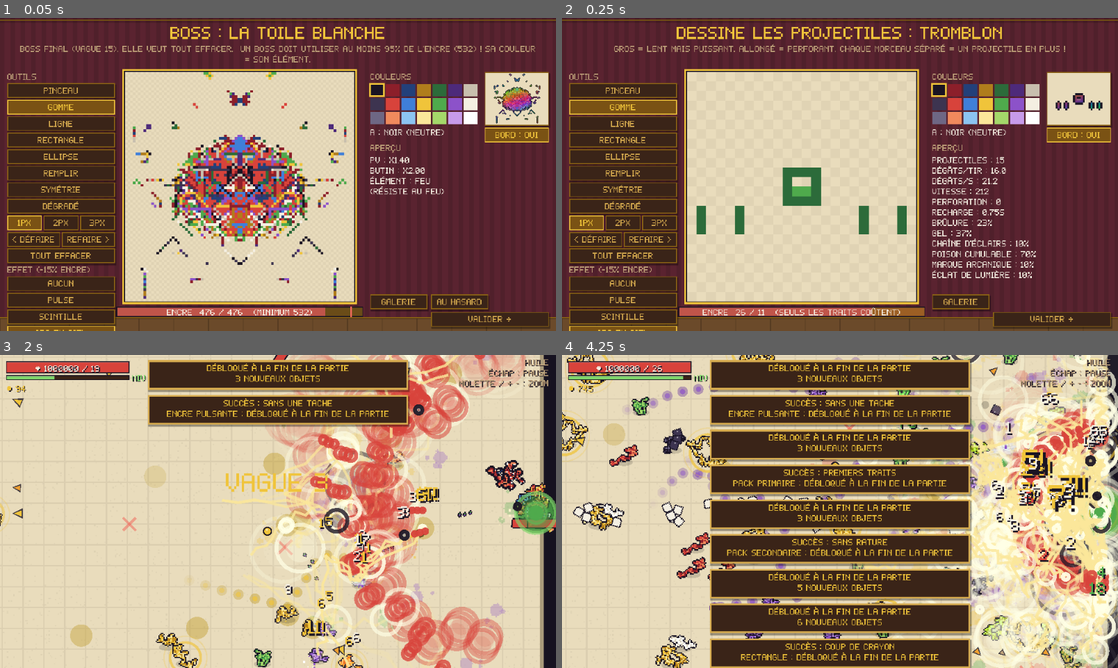
Above: before the commit, frames 1-4 (two rows, left to right).
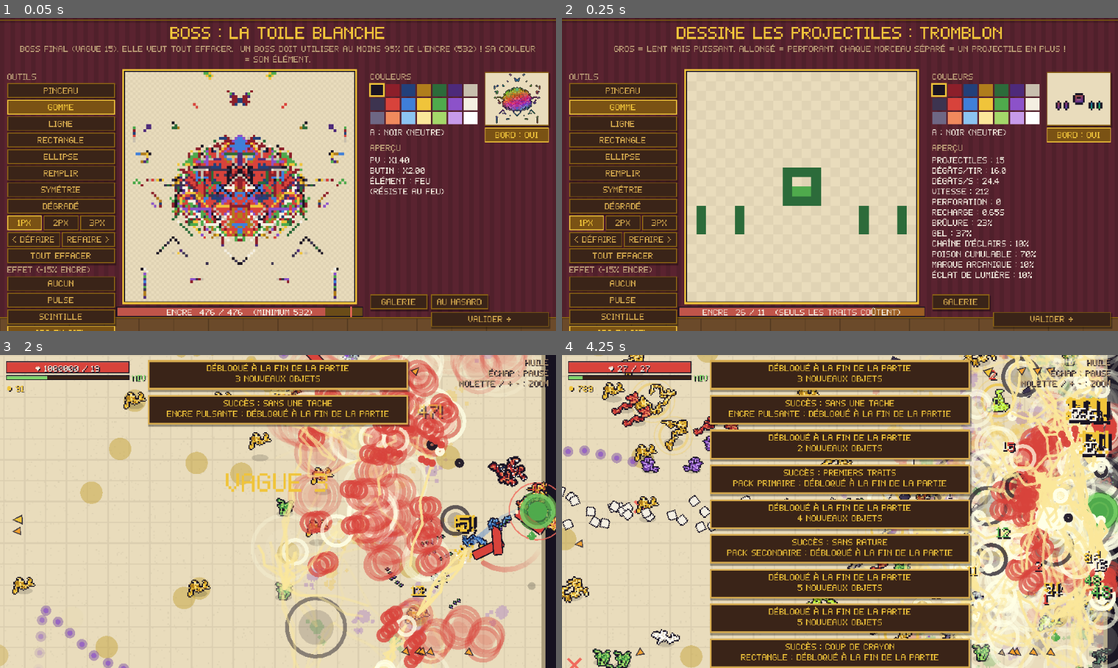
Above: after the commit, the same moments.

Repository: Vltbcq/VowelGame
Game: Godot game, scene res://tests/selftest.tscn
Same seed, same stepped clock (60 frames per second), same inputs: the game is played once before the commit and once after it. This scene is started directly instead of the project's main scene.
Inputs (mouse positions are in pixels of both pictures, inside the frame that each line leads up to):
- Up to frame 1 (0.05 s): no input
- Up to frame 2 (0.25 s): no input
- Up to frame 3 (2 s): click "Pinceau" at 0.5 s; tap Enter at 1.25 s; move the mouse to (400, 495) at 1.27 s; hold D from 1.28 s (still down); tap 0 at 1.35 s; click (400, 495) at 1.42 s; tap Space at 1.52 s
- Up to frame 4 (4.25 s): release D at 2 s; drag from (728, 527) to (812, 574) at 2.02 s; move the mouse to (895, 442) at 2.77 s; hold D 2.78-3.5 s; tap P at 2.85 s; drag from (812, 574) to (673, 464) at 3.52 s

Frame 1 is identical in both runs. In frame 2, less than 0.1% of the frame differs, in the area x 76-79%, y 51-64%; in frame 3, 27%; in frame 4, 30%, in the area x 0-100%, y 0-100%.

Commit message:
Équilibrage armes communes : Arc, Lance, Pistolet, Tromblon
- Arc : 100% sur la 1re cible, 30% sur les cibles transpercées ensuite
- Lance : dégâts ×0,9 → ×1,3, estoc 40% plus court (revient vite)
- Pistolet : recharge ×1,0 → ×0,7
- Tromblon : recharge ×1,5 → ×1,3

Co-Authored-By: Claude Opus 5.5 <noreply@anthropic.com>

Diff:
--- a/scripts/core/stats.gd
+++ b/scripts/core/stats.gd
@@ -295,7 +295,7 @@
 	var a: Dictionary = w.a
 	var p := float(a.pixels)
 	var fill := clampf(p / (def.ink * FILL_REF), 0.05, 1.5)
-	var st := {"kind": "melee", "type": w.type}
+	var st := {"kind": "melee", "type": w.type, "atk_dur": float(def.get("atk_dur", 1.0))}
 	st.damage = 8.0 * def.dmg * (0.35 + 0.9 * fill) * RAR_DMG[w.rar]   # gros = coups forts
 	st.cooldown = 0.85 * def.cd * (0.35 + 0.8 * fill)                  # ... mais lents
 	st.reach = (36.0 + a.diag * 1.2) * def.reach                        # long = allonge
@@ -331,7 +331,7 @@
 	for part in parts:
 		bpx += part.count
 	var bfill := clampf(bpx / (def.bink * FILL_REF), 0.05, 1.5)
-	var st := {"kind": "ranged", "type": w.type, "style": def.style}
+	var st := {"kind": "ranged", "type": w.type, "style": def.style, "pierce_dmg": float(def.get("pierce_dmg", 1.0))}
 	# Arme ET balles : gros = tirs forts mais lents, petit = rafales rapides
 	st.cooldown = 0.6 * def.cd * (0.4 + 0.75 * fill) * (0.45 + 0.8 * bfill)
 	st.dmg_mult = def.dmg * (0.4 + 0.85 * fill) * RAR_DMG[w.rar]
--- a/scripts/data/weapon_db.gd
+++ b/scripts/data/weapon_db.gd
@@ -15,8 +15,8 @@
 		"dmg": 1.0, "cd": 1.0, "reach": 1.0,
 		"desc": "Balaie un arc devant toi."},
 	"lance": {"name": "Lance", "kind": "melee", "style": "thrust", "ink": 90, "canvas": 40,
-		"dmg": 0.9, "cd": 1.05, "reach": 1.5,
-		"desc": "Estoc très long qui transperce la ligne."},
+		"dmg": 1.3, "cd": 1.05, "reach": 1.5, "atk_dur": 0.6,
+		"desc": "Estoc très long et sec qui transperce la ligne."},
 	"faux": {"name": "Faux", "kind": "melee", "style": "spin", "ink": 102, "canvas": 32,
 		"dmg": 1.0, "cd": 1.15, "reach": 1.0,
 		"desc": "Grand fauchage en spirale : toute la lame coupe, tout autour de toi."},
@@ -25,14 +25,14 @@
 		"desc": "Lent. Écrase le sol : onde de choc en zone."},
 	# --- Distance
 	"pistolet": {"name": "Pistolet", "kind": "ranged", "style": "shot", "ink": 65, "bink": 25, "canvas": 32, "bcanvas": 16,
-		"dmg": 1.0, "cd": 1.0, "speed": 1.0,
-		"desc": "Tir simple et fiable."},
+		"dmg": 1.0, "cd": 0.7, "speed": 1.0,
+		"desc": "Tir simple, rapide et fiable."},
 	"tromblon": {"name": "Tromblon", "kind": "ranged", "style": "spread", "ink": 102, "bink": 14, "canvas": 32, "bcanvas": 12,
-		"dmg": 0.55, "cd": 1.5, "speed": 0.9, "pellets": 3,
+		"dmg": 0.55, "cd": 1.3, "speed": 0.9, "pellets": 3,
 		"desc": "Tire ses balles en éventail (×3), courte portée."},
 	"arc": {"name": "Arc", "kind": "ranged", "style": "shot", "ink": 80, "bink": 30, "canvas": 32, "bcanvas": 20,
-		"dmg": 1.25, "cd": 1.35, "speed": 1.6, "pierce": 2,
-		"desc": "Flèches rapides qui transpercent (+2)."},
+		"dmg": 1.25, "cd": 1.35, "speed": 1.6, "pierce": 2, "pierce_dmg": 0.3,
+		"desc": "Flèches rapides qui transpercent (+2) : 100% sur la 1re cible, 30% sur les suivantes."},
 	"baguette": {"name": "Baguette", "kind": "ranged", "style": "homing", "ink": 50, "bink": 25, "canvas": 24, "bcanvas": 16,
 		"dmg": 0.8, "cd": 0.9, "speed": 0.8,
 		"desc": "Projectiles à tête chercheuse."},
--- a/scripts/game/projectile.gd
+++ b/scripts/game/projectile.gd
@@ -112,6 +112,8 @@
 		arena.hit_enemy(e, dmg, wst, vel.normalized(), knock)
 		if not child and Run.amulet_count("mise_abyme") > 0:
 			arena.split_bullet(self)
+		if hit_ids.size() == 1:
+			dmg *= float(wst.get("pierce_dmg", 1.0))   # Arc : les cibles suivantes prennent moins
 		pierce -= 1
 		if pierce < 0:
 			return false
--- a/scripts/game/weapon_node.gd
+++ b/scripts/game/weapon_node.gd
@@ -243,6 +243,7 @@
 		"erase":
 			dur = 0.35
 	dur *= clampf(st.cooldown / 0.6, 0.35, 1.0)   # petites armes rapides = coups plus vifs
+	dur *= float(st.get("atk_dur", 1.0))          # Lance : estoc sec, revient vite
 	atk_t += delta / (dur / sqrt(_atk_mult()))
 	var t := clampf(atk_t, 0.0, 1.0)
 	var reach: float = st.reach * _range_mult()
